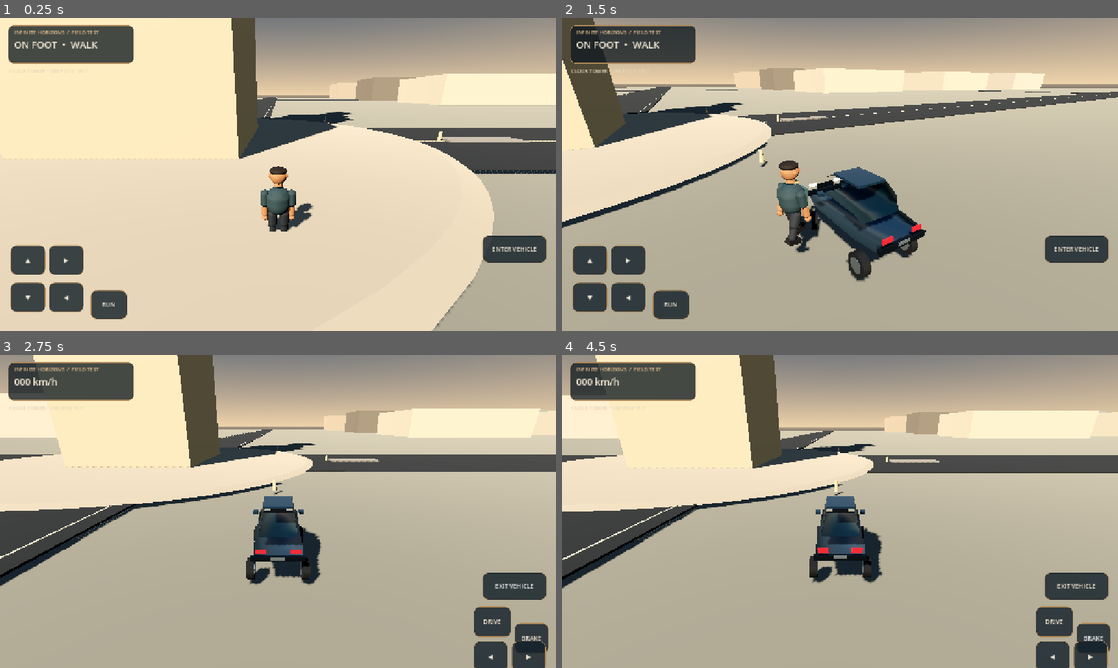
Above: before the commit, frames 1-4 (two rows, left to right).
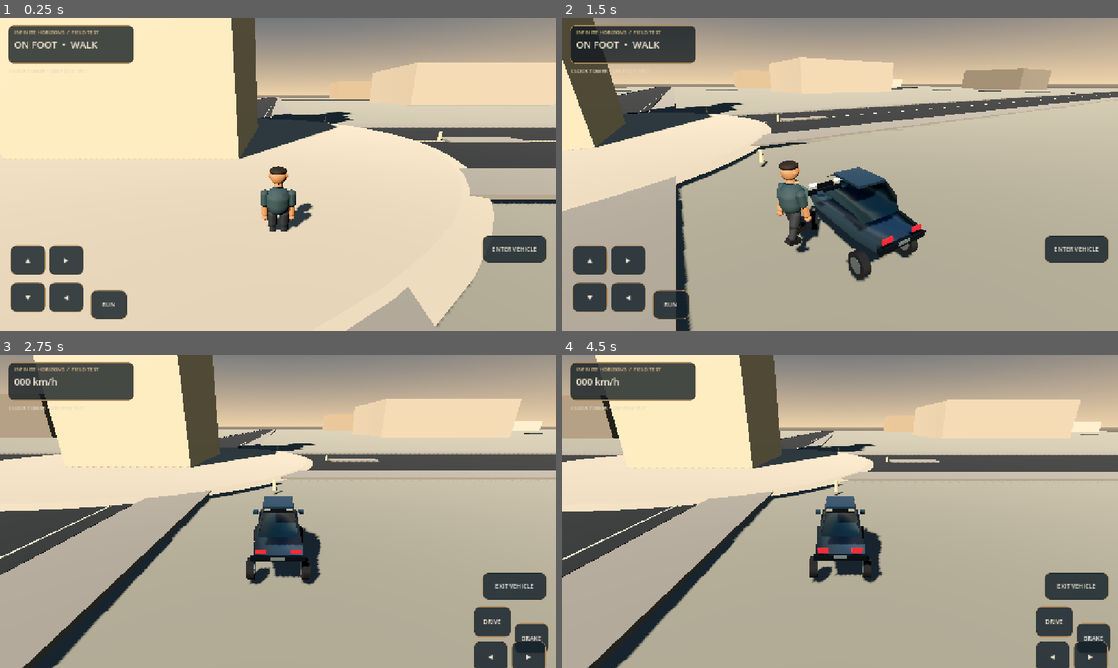
Above: after the commit, the same moments.

Repository: strideproject77-lgtm/Hill-Climb
Game: Godot game, scene res://scenes/main.tscn
Two runs of this game, one before a commit and one after it. Both use one fixed random seed, a clock stepped at 60 frames per second and the inputs below.
Inputs (mouse positions are in pixels of both pictures, inside the frame that each line leads up to):
- Up to frame 1 (0.25 s): no input
- Up to frame 2 (1.5 s): click "ENTER VEHICLE" at 0.5 s; tap Enter at 1.25 s; move the mouse to (962, 158) at 1.27 s; hold Right from 1.28 s (still down); tap E at 1.35 s; click (962, 158) at 1.42 s
- Up to frame 3 (2.75 s): release Right at 2 s; click "ENTER VEHICLE" at 2 s
- Up to frame 4 (4.5 s): drag from (728, 527) to (812, 574) at 2.77 s; click "DRIVE" at 3.5 s; click "BRAKE" at 4.25 s

The runs differ from the first frame. In frame 1, 6.1% of the frame differs, in the area x 47-100%, y 14-100%; in frame 2, 6.7%; in frame 3, 8.8%, in the area x 0-100%, y 12-100%; in frame 4, 8.6%.

Commit message:
Align bazaar blocks between roads and add raised pedestrian walks

Diff:
--- a/game/scripts/sialkot_city.gd
+++ b/game/scripts/sialkot_city.gd
@@ -93,6 +93,23 @@
 	square.position.y = 0.12
 	square.material_override = _mat(Color("#a99b85"), 0.9)
 	add_child(square)
+	# Raised pedestrian walks beside the main roads.
+	var walk_mat := pavement
+	for side in [-1.0,1.0]:
+		var walk_h := MeshInstance3D.new()
+		var walk_h_mesh := BoxMesh.new()
+		walk_h_mesh.size = Vector3(MAP_HALF * 2.0, 0.18, 4.0)
+		walk_h.mesh = walk_h_mesh
+		walk_h.position = Vector3(0,0.08,side * 11.2)
+		walk_h.material_override = walk_mat
+		add_child(walk_h)
+		var walk_v := MeshInstance3D.new()
+		var walk_v_mesh := BoxMesh.new()
+		walk_v_mesh.size = Vector3(4.0, 0.18, MAP_HALF * 2.0)
+		walk_v.mesh = walk_v_mesh
+		walk_v.position = Vector3(side * 10.8,0.08,0)
+		walk_v.material_override = walk_mat
+		add_child(walk_v)
 	# Four pedestrian refuge corners and a tiled public apron.
 	for angle in [0.0, PI * 0.5, PI, PI * 1.5]:
 		var curb := MeshInstance3D.new()
@@ -105,8 +122,8 @@
 		add_child(curb)
 
 func _make_bazaar_blocks() -> void:
-	for x in [-310.0, -205.0, -105.0, 105.0, 205.0, 310.0]:
-		for z in [-310.0, -205.0, -105.0, 105.0, 205.0, 310.0]:
+	for x in [-310.0, -105.0, 105.0, 310.0]:
+		for z in [-310.0, -105.0, 105.0, 310.0]:
 			if absf(x) < 75.0 or absf(z) < 75.0:
 				continue
 			var width := rng.randf_range(42.0, 66.0)
